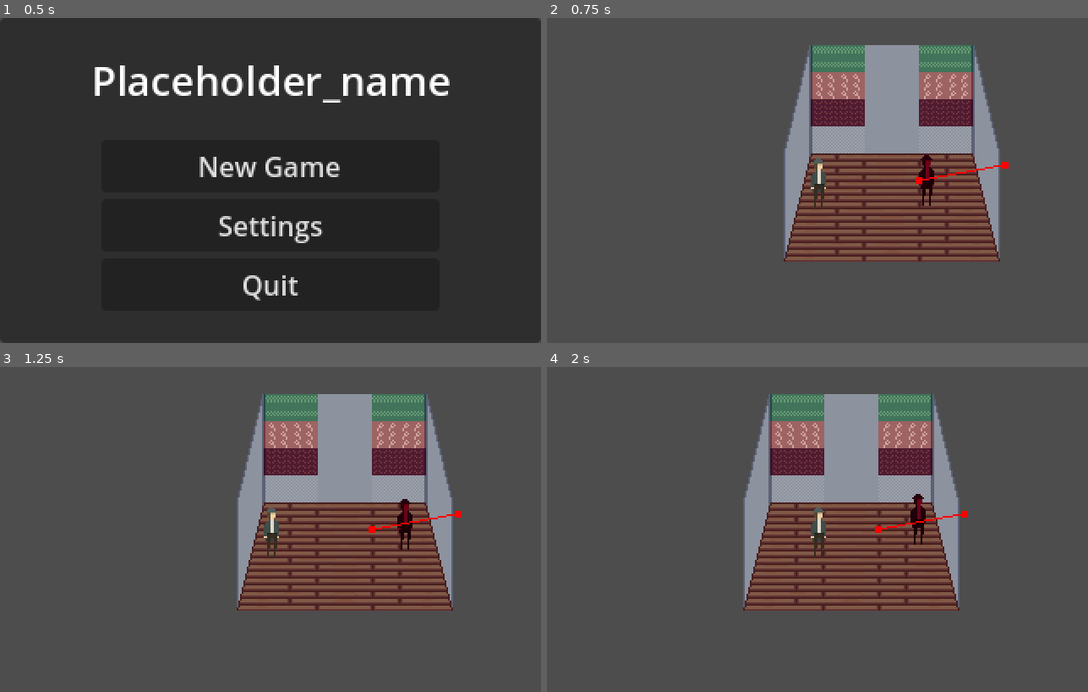
Above: before the commit, frames 1-4 (two rows, left to right).
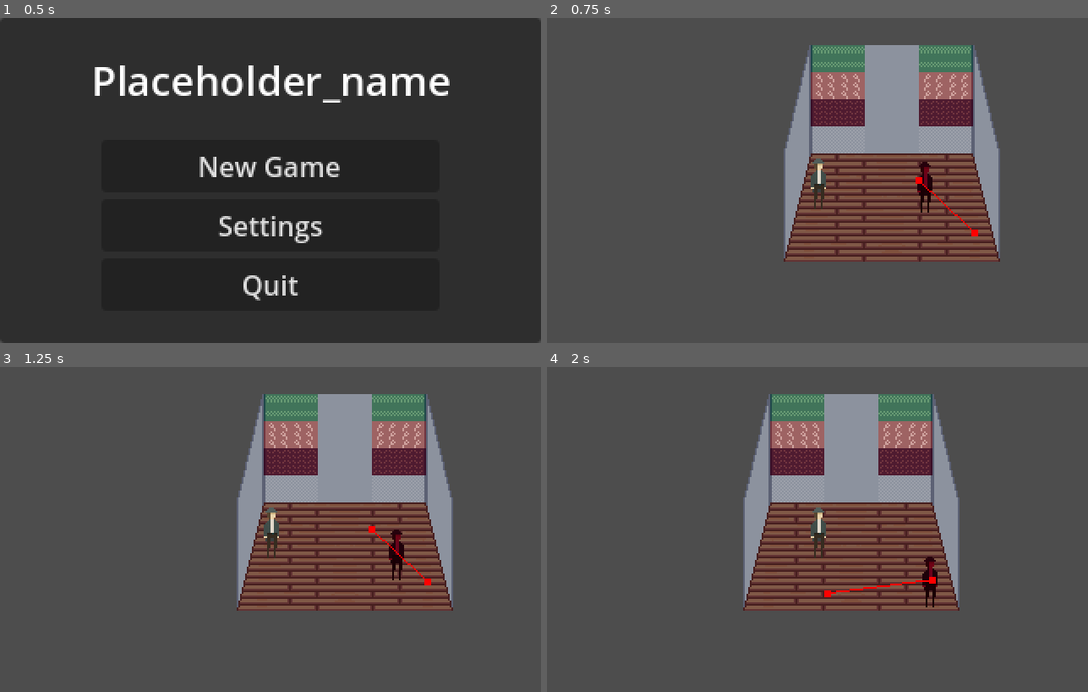
Above: after the commit, the same moments.

Repository: xleepy/ldjam57
Game: Godot game, scene res://scenes/main.tscn
The game is run twice, just before and just after one commit, with the same random seed, the same clock (stepped at 60 frames per second) and the same inputs.
Inputs:
- Up to frame 1 (0.5 s): no input
- Up to frame 2 (0.75 s): click "New Game" at 0.5 s
- Up to frame 3 (1.25 s): no input
- Up to frame 4 (2 s): tap Enter at 1.25 s; hold D (move_right) from 1.28 s (still down)

Frame 1 is identical in both runs. In frame 2, 0.4% of the frame differs, in the area x 68-86%, y 42-68%; in frame 3, 0.7%; in frame 4, 0.8%, in the area x 51-78%, y 39-74%.

Commit message:
Fix navigation path

Diff:
--- a/scenes/level1.tscn
+++ b/scenes/level1.tscn
@@ -228,9 +228,9 @@
 draw_center = false
 
 [sub_resource type="NavigationPolygon" id="NavigationPolygon_bbk5w"]
-vertices = PackedVector2Array(131, 70.8125, 131, 119.938, -23.8516, 119.047, -23.1406, 70, 86.8125, 70)
+vertices = PackedVector2Array(103.289, 74.6875, 114.922, 117.102, 12.6406, 117.898, 22.9609, 73.8281, 61.9609, 73)
 polygons = Array[PackedInt32Array]([PackedInt32Array(0, 1, 2, 3, 4)])
-outlines = Array[PackedVector2Array]([PackedVector2Array(-6, 60, 87, 60, 141, 61, 141, 130, -34, 129, -33, 60)])
+outlines = Array[PackedVector2Array]([PackedVector2Array(62, 64, 111, 65, 128, 127, 0, 128, 15, 64)])
 
 [node name="Level1" type="Node2D"]
 
@@ -338,7 +338,6 @@
 [node name="Settings" parent="UI" instance=ExtResource("4_dwgg1")]
 
 [node name="NavigationRegion2D" type="NavigationRegion2D" parent="."]
-visible = false
 navigation_polygon = SubResource("NavigationPolygon_bbk5w")
 
 [connection signal="body_entered" from="Player/BodyArea" to="Player" method="_on_body_area_body_entered"]
